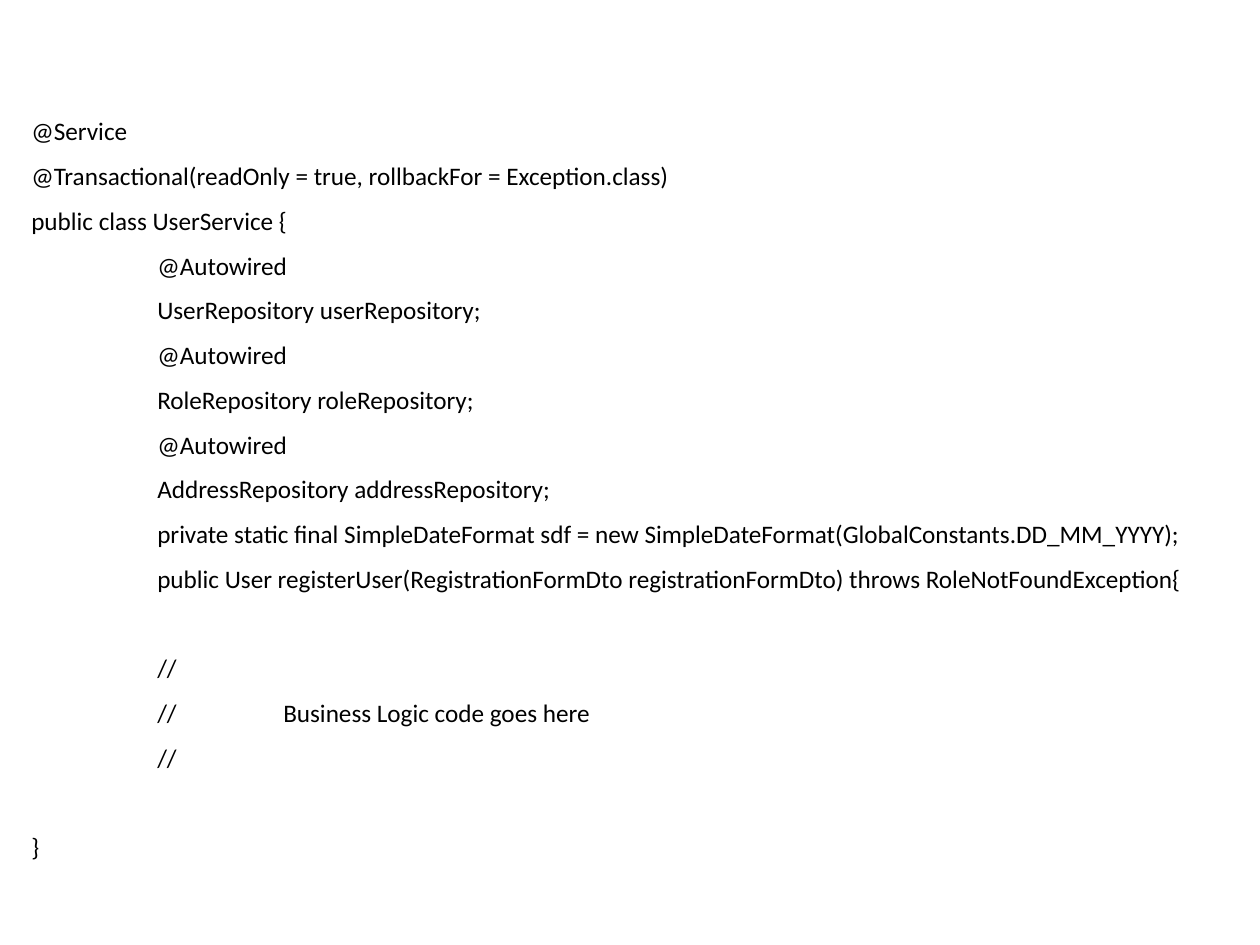
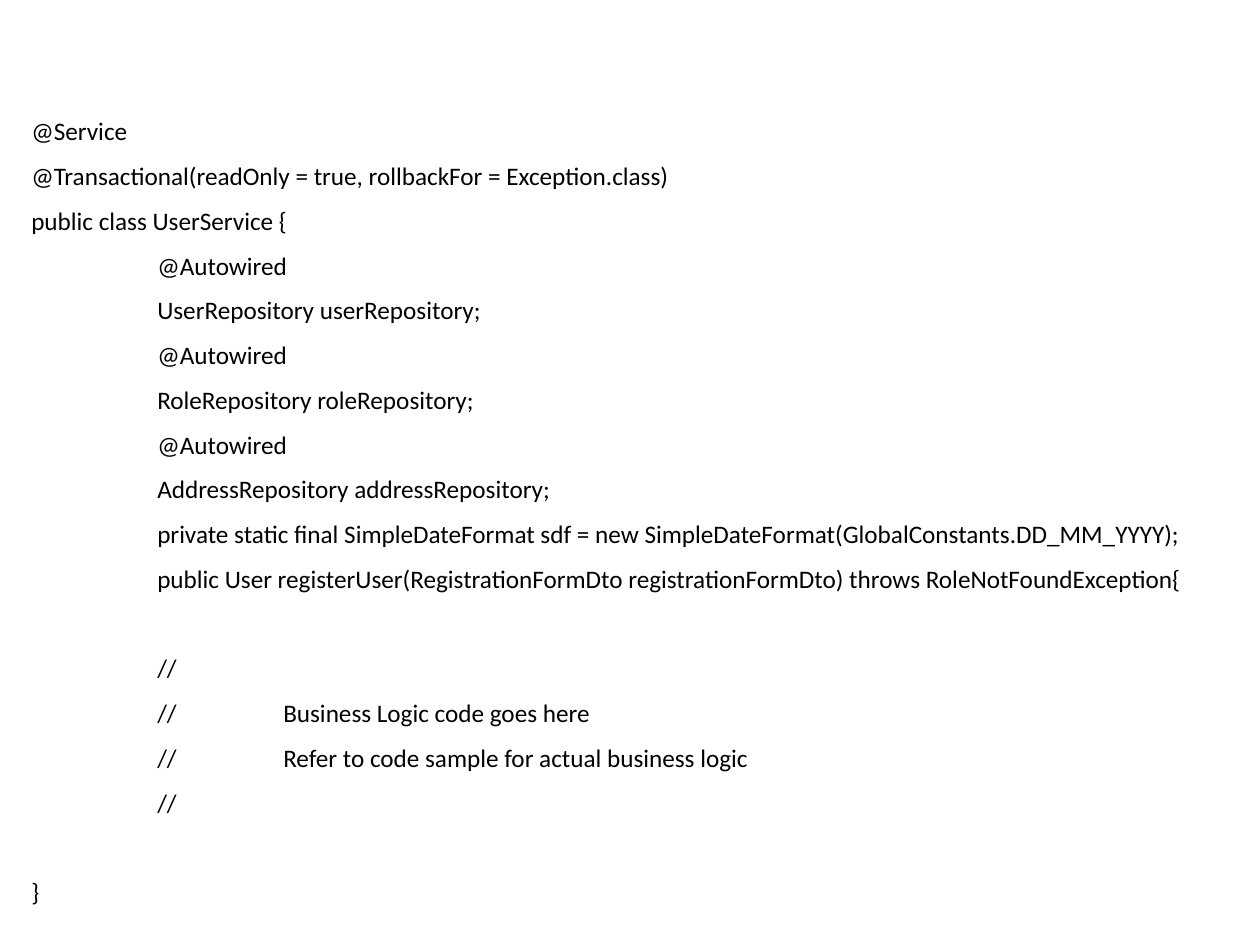
Before and after one commit to vishalrangras/spring-boot-sample, a slide deck: slide 68 of Developing with Spring Boot.pptx (slide 60 before the commit). Drawn at 1260x945 pixels with LibreOffice and Linux fonts; fonts in the diff are those of the drawing; background and template pictures are left out. Boxes give left, top, right and bottom in pixels: in the first picture for what was removed or moved away, otherwise in the second. Text is boxed around its words. In the diff, an @@ line names an element or a change of style, - is before the commit and + after.

```diff
--- a/Developing with Spring Boot.pptx
+++ b/Developing with Spring Boot.pptx
@@ text at (x1=283, y1=749, x2=747, y2=772): paragraph added @@
+// Refer to code sample for actual business logic
```
Also in this commit, not shown: 21 other slides changed, 19 slides added.
